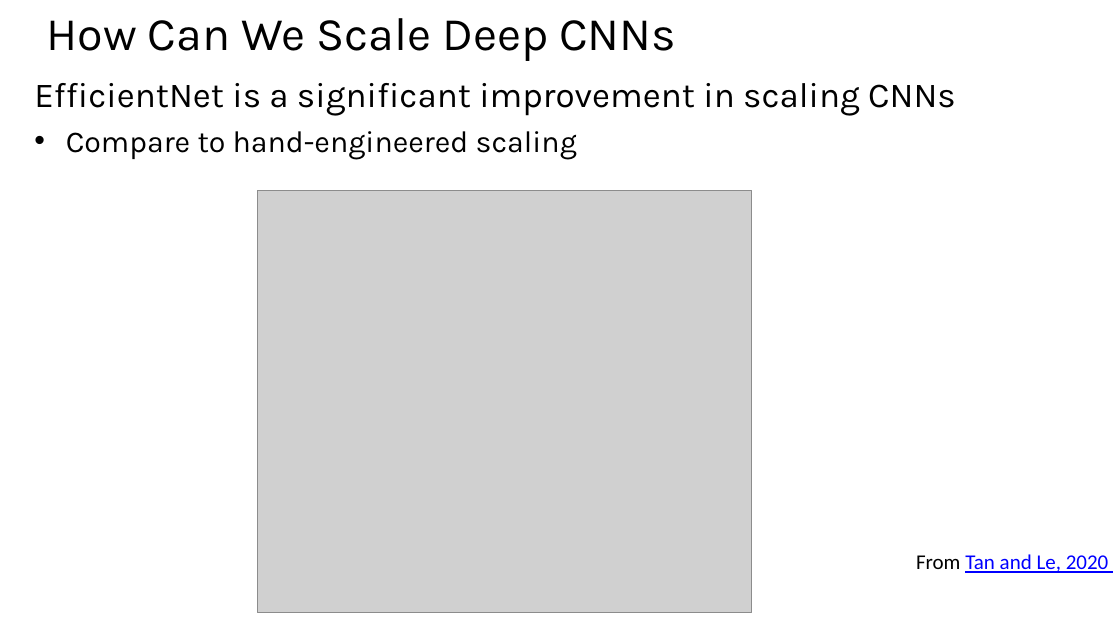
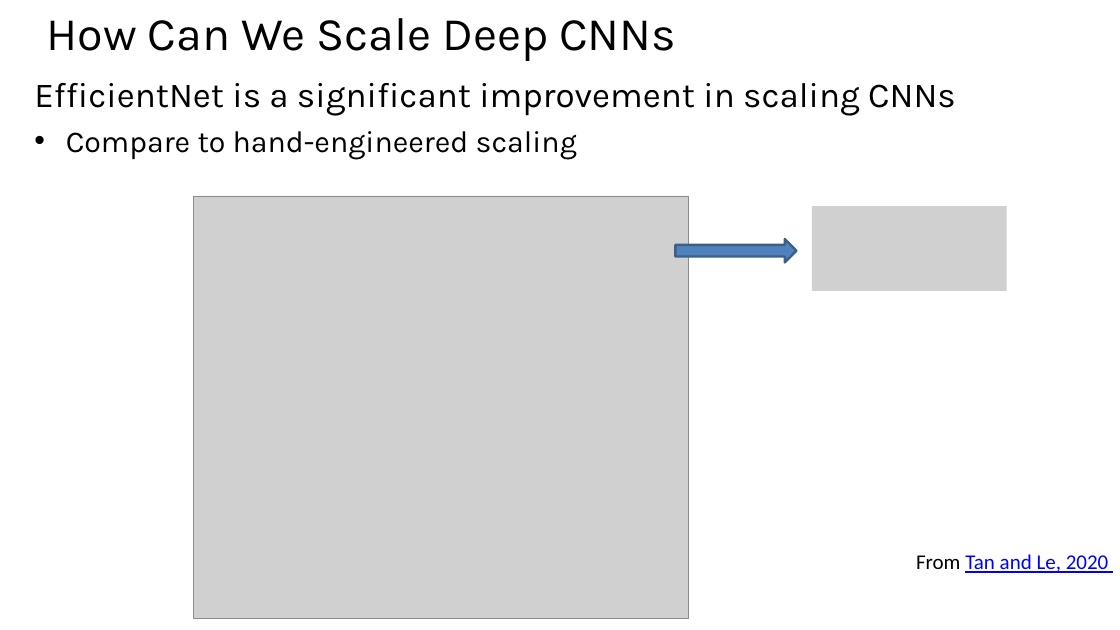
Before and after one commit to StephenElston/CSCI-E25, a slide deck: slide 63 of Slides/6_ConvolutionalNNs.pptx (slide 62 before the commit). Drawn at 1120x630 pixels with LibreOffice and Linux fonts; fonts in the diff are those of the drawing; grey boxes stand for pictures; background and template pictures are left out. Boxes give left, top, right and bottom in pixels: in the first picture for what was removed or moved away, otherwise in the second. Text is boxed around its words. In the diff, an @@ line names an element or a change of style, - is before the commit and + after.

```diff
--- a/Slides/6_ConvolutionalNNs.pptx
+++ b/Slides/6_ConvolutionalNNs.pptx
@@ picture: place and size @@
-picture at [257,190,752,613]
+picture at [194,196,689,618]
@@ picture added at [812,206,1007,291] @@
@@ right arrow added at [676,239,797,263], fill #4F81BD, outline #3A5F8C 2 pt @@
```
Also in this commit, not shown: 1 other slide changed, 1 slide added.
